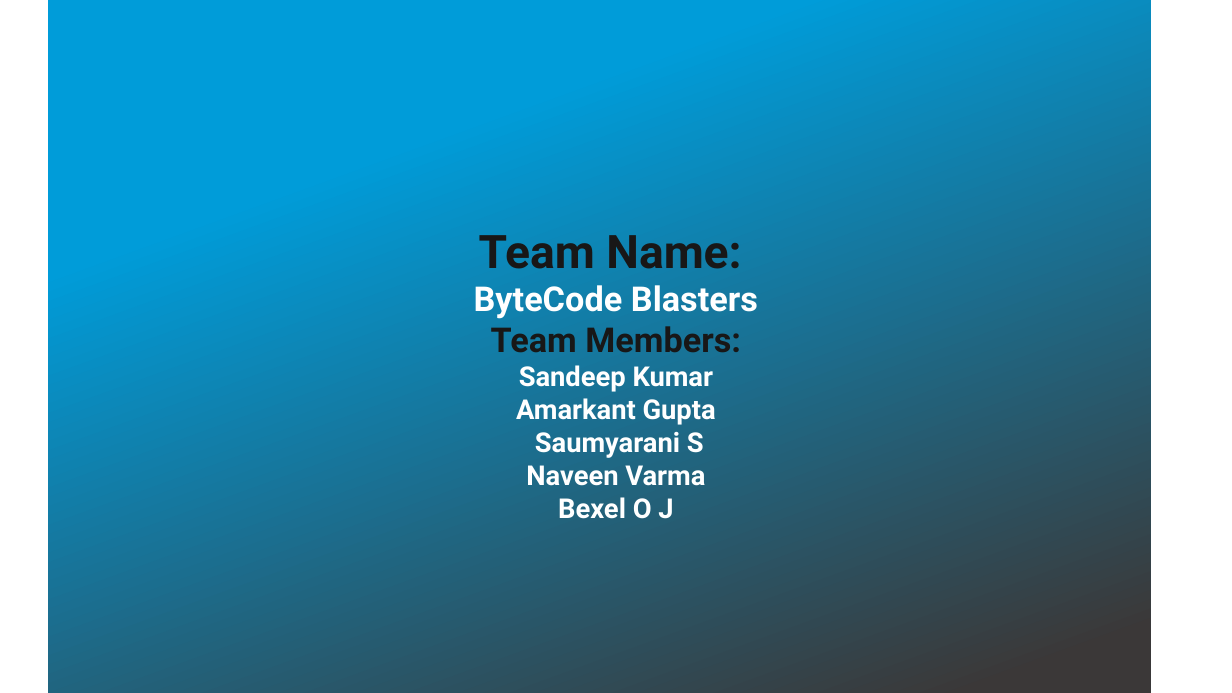
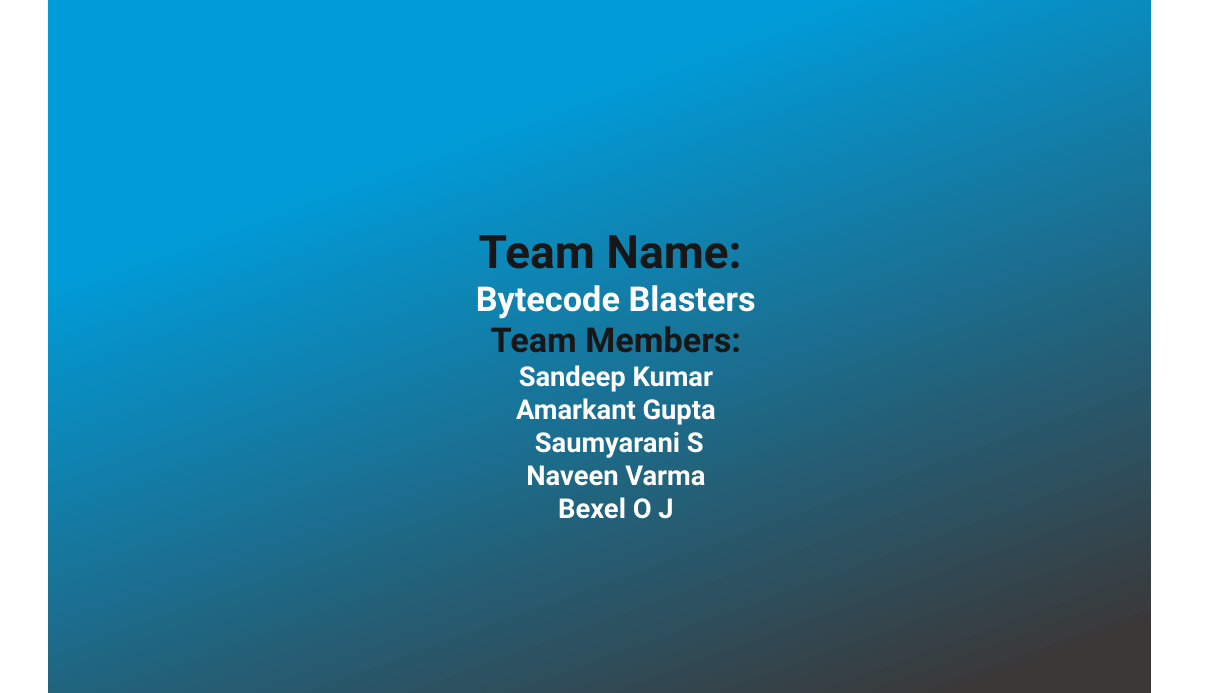
Before and after one commit to naveenvarma31/bytecodeblasters-PPT, a slide deck: slide 2 of Bytecode Blasters.pptx. Drawn at 1232x693 pixels with LibreOffice and Linux fonts; fonts in the diff are those of the drawing; background and template pictures are left out. Boxes give left, top, right and bottom in pixels: in the first picture for what was removed or moved away, otherwise in the second. Text is boxed around its words. In the diff, an @@ line names an element or a change of style, - is before the commit and + after.

```diff
--- a/Bytecode Blasters.pptx
+++ b/Bytecode Blasters.pptx
@@ title at (476,235,756,519): text changed @@
-Team Name:
-ByteCode Blasters
-Team Members:
-Sandeep Kumar
-Amarkant Gupta
-Saumyarani S
-Naveen Varma
-Bexel O J
+Team Name:
+Bytecode Blasters
+Team Members:
+Sandeep Kumar
+Amarkant Gupta
+Saumyarani S
+Naveen Varma
+Bexel O J
```
Also in this commit, not shown: 2 other slides changed, 7 slides added, 5 slides removed.
